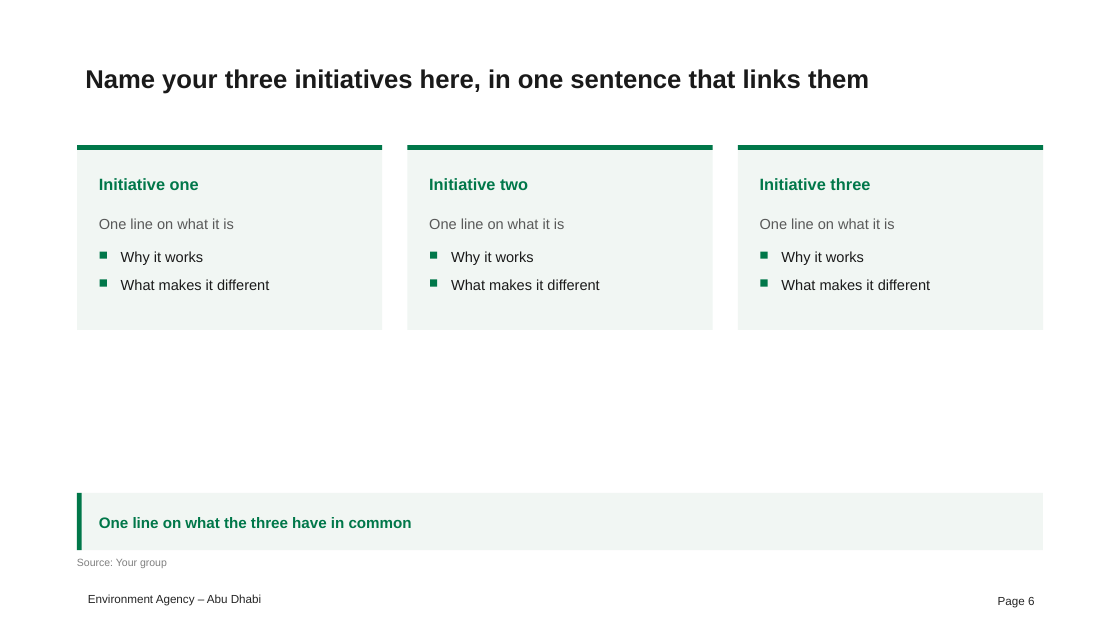
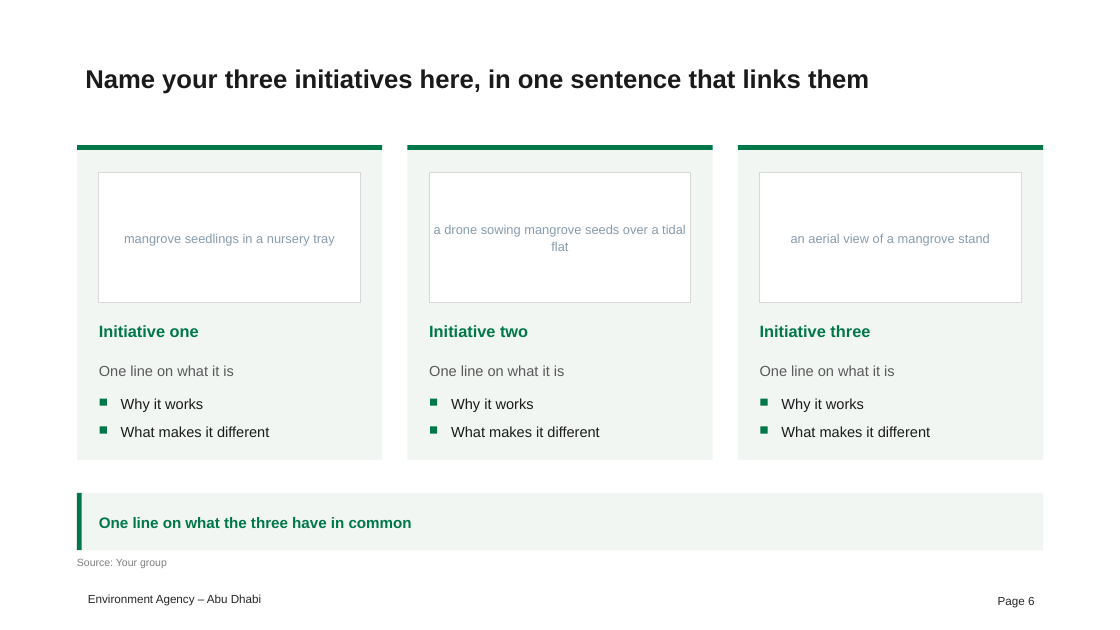
Before and after one commit to simonedoro/EAD_Presentation-development, a slide deck: slide 6 of starter-decks/04 Counting the canopy - starter deck.pptx. Drawn at 1120x630 pixels with LibreOffice and Linux fonts; fonts in the diff are those of the drawing; background and template pictures are left out. Boxes give left, top, right and bottom in pixels: in the first picture for what was removed or moved away, otherwise in the second. Text is boxed around its words. In the diff, an @@ line names an element or a change of style, - is before the commit and + after.

```diff
--- a/starter-decks/04 Counting the canopy - starter deck.pptx
+++ b/starter-decks/04 Counting the canopy - starter deck.pptx
@@ rectangle resized from (x1=77, y1=145, x2=382, y2=330) to (x1=77, y1=145, x2=382, y2=460) @@
@@ rectangle resized from (x1=408, y1=145, x2=712, y2=330) to (x1=408, y1=145, x2=712, y2=460) @@
@@ rectangle resized from (x1=738, y1=145, x2=1043, y2=330) to (x1=738, y1=145, x2=1043, y2=460) @@
@@ rectangle added at (x1=99, y1=172, x2=360, y2=302), fill #FFFFFF, outline #D9D9D9 0.75 pt @@
@@ rectangle added at (x1=429, y1=172, x2=691, y2=302), fill #FFFFFF, outline #D9D9D9 0.75 pt @@
@@ rectangle added at (x1=760, y1=172, x2=1021, y2=302), fill #FFFFFF, outline #D9D9D9 0.75 pt @@
@@ text added at (x1=124, y1=234, x2=334, y2=246), 11 pt, text #869CAE @@
+mangrove seedlings in a nursery tray
@@ text added at (x1=434, y1=225, x2=686, y2=251), 11 pt, text #869CAE @@
+a drone sowing mangrove seeds over a tidal flat
@@ text added at (x1=791, y1=234, x2=989, y2=246), 11 pt, text #869CAE @@
+an aerial view of a mangrove stand
@@ 3 rectangles moved together from (x1=100, y1=280, x2=768, y2=287) to (x1=100, y1=398, x2=768, y2=406) @@
@@ 3 rectangles moved together from (x1=100, y1=251, x2=768, y2=259) to (x1=100, y1=427, x2=768, y2=434) @@
@@ 12 texts moved together from (x1=99, y1=178, x2=930, y2=290) to (x1=99, y1=325, x2=930, y2=437) @@
```
Also in this commit, not shown: 5 other slides changed, 21 other files.
